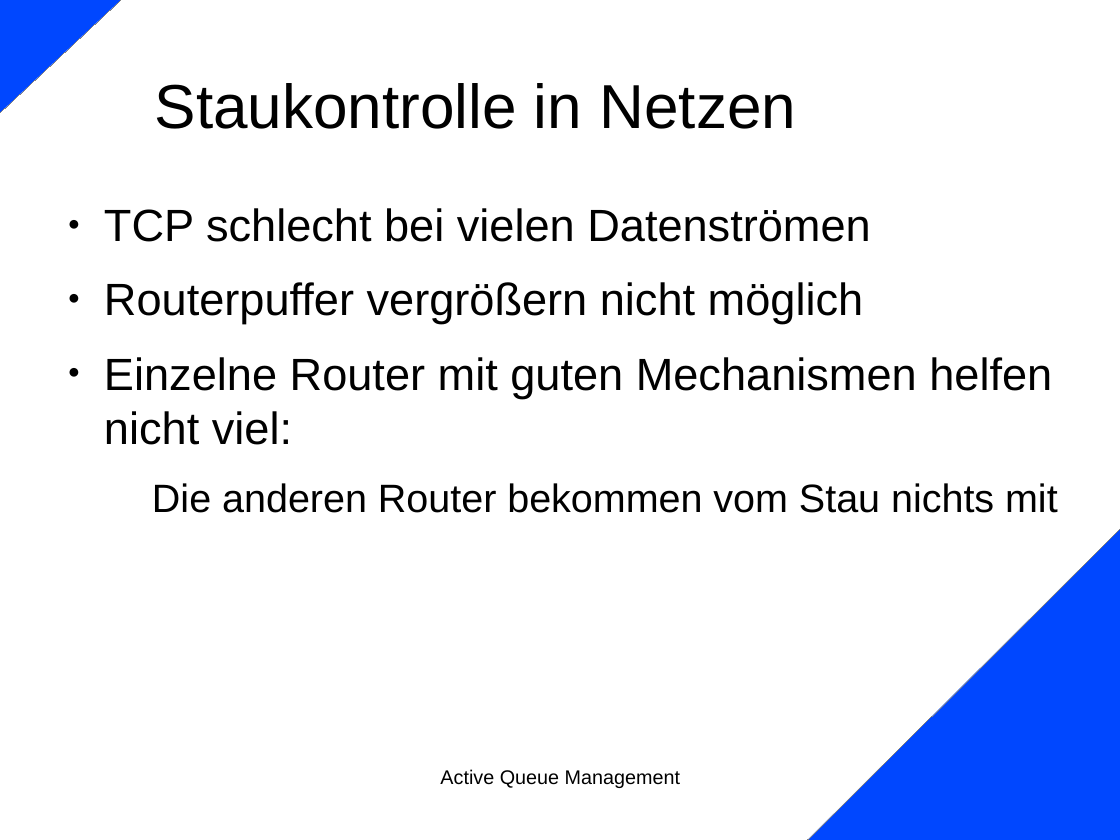
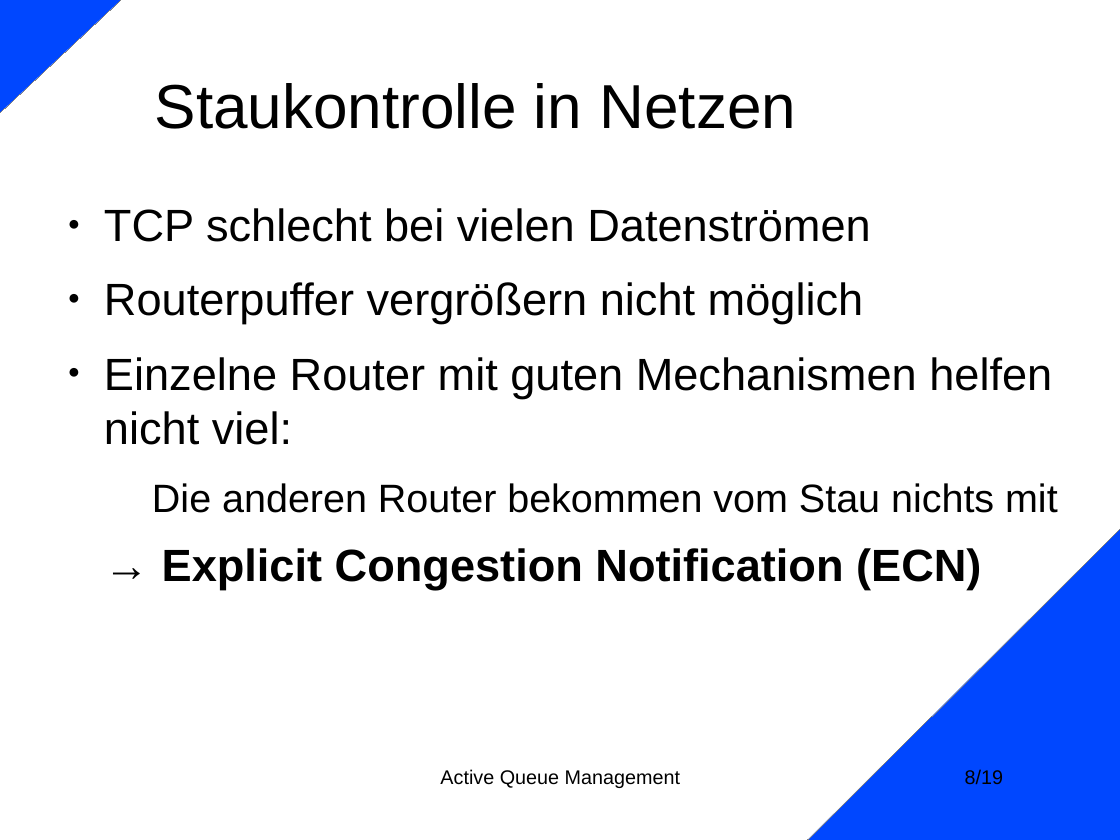
Before and after one commit to mullahaljaid/seminar_ss_14, a slide deck: slide 8 of Vortrag/AQM_Teil1.odp (slide 21 before the commit). Drawn at 1120x840 pixels with LibreOffice and Linux fonts; fonts in the diff are those of the drawing; background and template pictures are left out. Boxes give left, top, right and bottom in pixels: in the first picture for what was removed or moved away, otherwise in the second. Text is boxed around its words. In the diff, an @@ line names an element or a change of style, - is before the commit and + after.

```diff
--- a/Vortrag/AQM_Teil1.odp
+++ b/Vortrag/AQM_Teil1.odp
@@ text at bbox=[162, 548, 981, 590]: paragraph added @@
+→ Explicit Congestion Notification (ECN)
@@ page number added at bbox=[965, 769, 1003, 785], 14 pt, text #000000 @@
+8/19
```
Also in this commit, not shown: 17 other slides changed, 38 slides removed, 1 other file.
